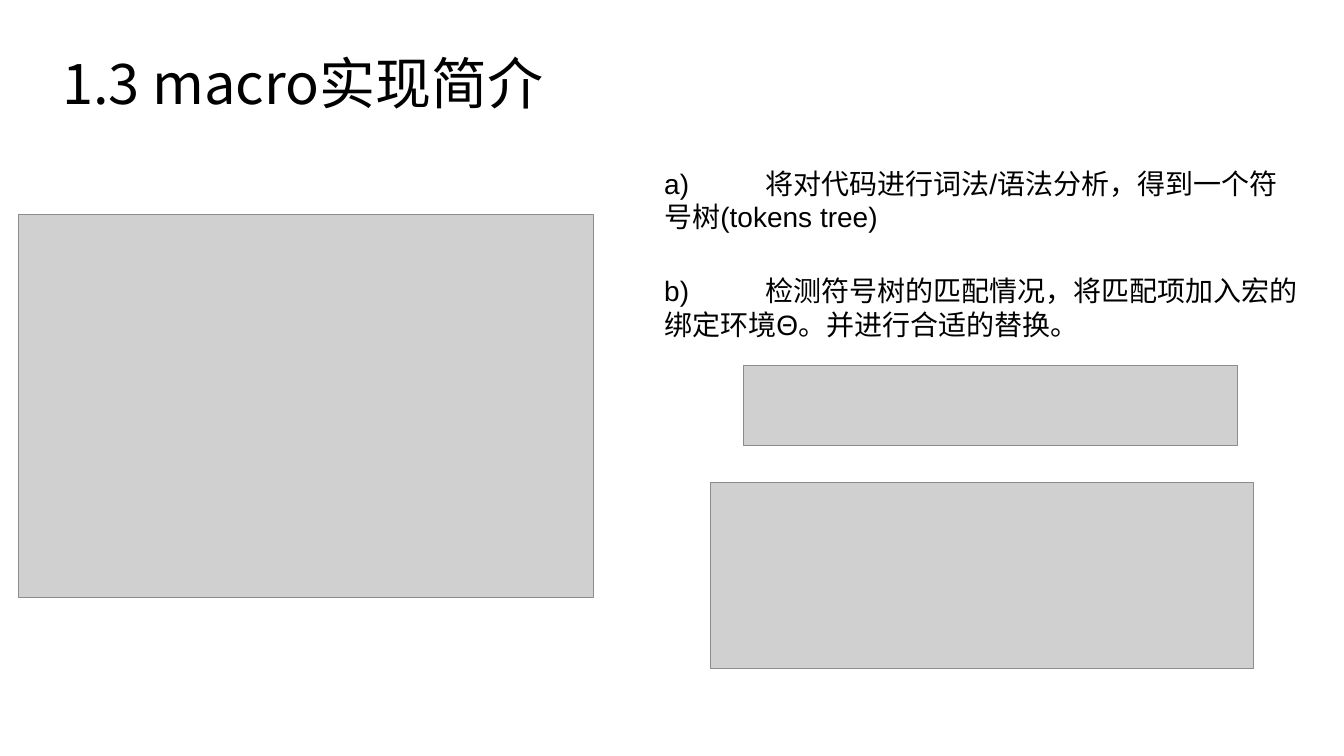
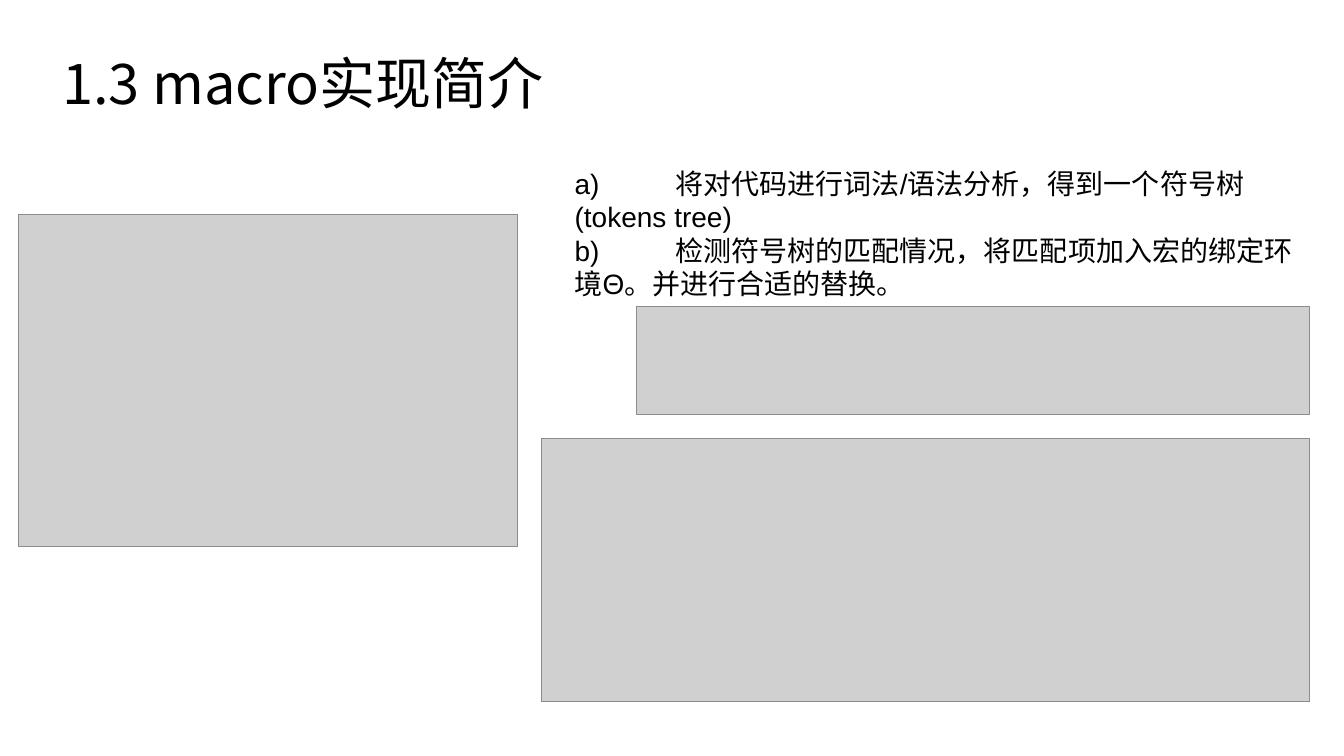
Before and after one commit to ustc-compiler-macrofication/macrofication, a slide deck: slide 7 of 11-macrofication.pptx (slide 6 before the commit). Drawn at 1344x756 pixels with LibreOffice and Linux fonts; fonts in the diff are those of the drawing; grey boxes stand for pictures. Boxes give left, top, right and bottom in pixels: in the first picture for what was removed or moved away, otherwise in the second. Text is boxed around its words. In the diff, an @@ line names an element or a change of style, - is before the commit and + after.

```diff
--- a/11-macrofication.pptx
+++ b/11-macrofication.pptx
@@ text "a) 将对代码进行词法/语法分析，得到一个符号树(tokens tree)" rewrapped from [664, 170, 1298, 338] to [575, 170, 1292, 297] @@
@@ picture: place and size @@
-picture at [19, 214, 594, 597]
+picture at [19, 214, 518, 546]
@@ picture: place and size @@
-picture at [743, 366, 1237, 446]
+picture at [637, 307, 1311, 414]
@@ picture: place and size @@
-picture at [711, 482, 1254, 668]
+picture at [541, 439, 1310, 702]
```
Also in this commit, not shown: 8 other slides changed, 6 slides added, 1 other file.
